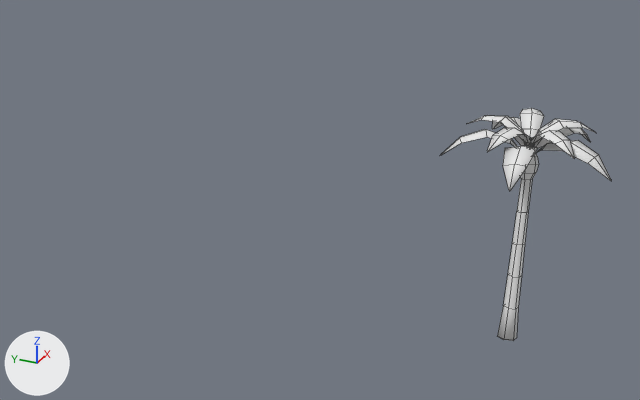
The FBX model Assets/Game/Models/Buildings/Palm.fbx as it was, and as the next commit left it.
Before and after are seen from a 50 mm camera at (-12.51, -19.98, 12.94) aimed at (8.25, -10.64, 2.56). Arrows for +X, +Y and +Z are at lower left; the lights stay in place. The first picture is the older version. Mesh edges are drawn as thin lines. Vertices at exactly the same position are counted once.

The scene before the commit, as lines of its bpy script (objects in view):
```python
me_cylinder_001 = bpy.data.meshes.new('Cylinder.001')
me_cylinder_001.from_pydata(...)  # 66 vertices, 61 faces; spans x -0.26..1.23, y -0.33..0.23, z -0.08..4.87
me_cylinder_001.materials.append(mat_desertvillage)  # its picture is missing
me_cylinder_009 = bpy.data.meshes.new('Cylinder.009')
me_cylinder_009.from_pydata(...)  # 90 vertices, 50 faces; spans x -1.21..2.8, y -2.08..2.09, z 4.63..5.36
me_cylinder_009.materials.append(mat_desertvillage)  # its picture is missing
me_cylinder_010 = bpy.data.meshes.new('Cylinder.010')
me_cylinder_010.from_pydata(...)  # 90 vertices, 50 faces; spans x -0.56..2.64, y -1.44..1.71, z 4.87..5.62
me_cylinder_010.materials.append(mat_desertvillage)  # its picture is missing
ob_palm_001 = bpy.data.objects.new('Palm.001', me_cylinder_009)
ob_palm_001.location = (7.53, -16.26, 0.0)
ob_palm_002 = bpy.data.objects.new('Palm.002', me_cylinder_010)
ob_palm_002.location = (7.53, -16.26, 0.0)
ob_palm_008 = bpy.data.objects.new('Palm.008', me_cylinder_001)
ob_palm_008.location = (7.53, -16.26, 0.0)
```
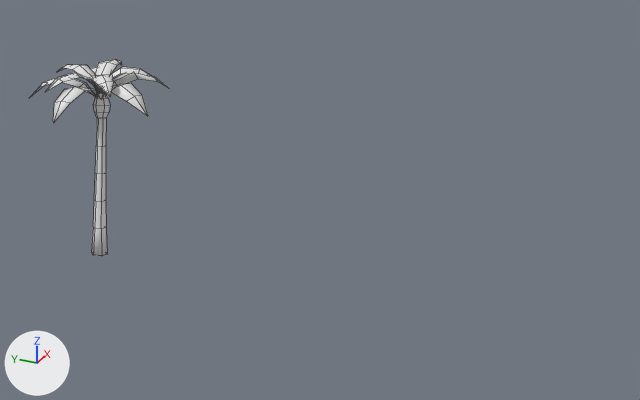
Location of each change, [x1, y1, x2, y2] in pixels of the pictures (640 x 400 px):
'Palm.008', reshaped, moved (234% wider): before [498, 152, 538, 341]; after [32, 60, 168, 256]
'Palm.001', deleted: before [440, 117, 611, 191]
'Palm.002', deleted: before [467, 108, 596, 158]
part 1 of me_cylinder_001, added: after [32, 60, 168, 123]

Edits to the bpy script that builds the scene:
```text
Change me_cylinder_001:
    used by ob_palm_008; location = (7.53, -16.26, 0.0)
    remove me_cylinder_001.from_pydata(...)  # 66 vertices, 61 faces; spans x -0.26..1.23, y -0.33..0.23, z -0.08..4.87
    add me_cylinder_001.from_pydata(...)  # 246 vertices, 161 faces; spans x -1.21..2.8, y -2.08..2.09, z -0.08..5.62
    me_cylinder_001 part 1
    180 vertices are added at x -1.21..2.8, y -2.08..2.09, z 4.63..5.62
    100 new faces join them
Change ob_palm_008:
    ob_palm_008.location: (7.53, -16.26, 0.0) -> (6.95, -3.61, 0.0)
Remove ob_palm_001:
    ob_palm_001 = bpy.data.objects.new('Palm.001', me_cylinder_009)
    ob_palm_001.location = (7.53, -16.26, 0.0)
Remove ob_palm_002:
    ob_palm_002 = bpy.data.objects.new('Palm.002', me_cylinder_010)
    ob_palm_002.location = (7.53, -16.26, 0.0)
```
